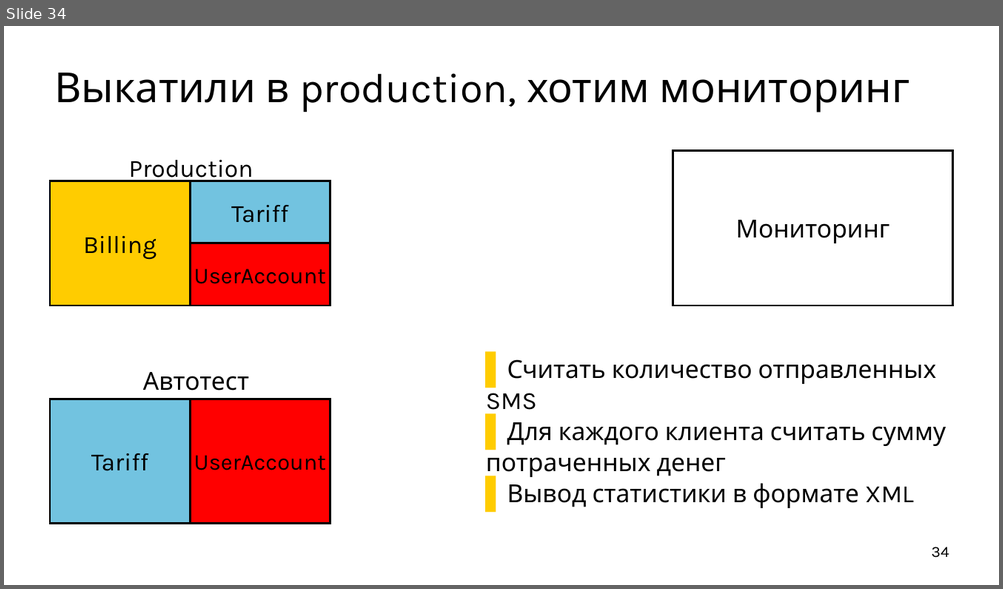
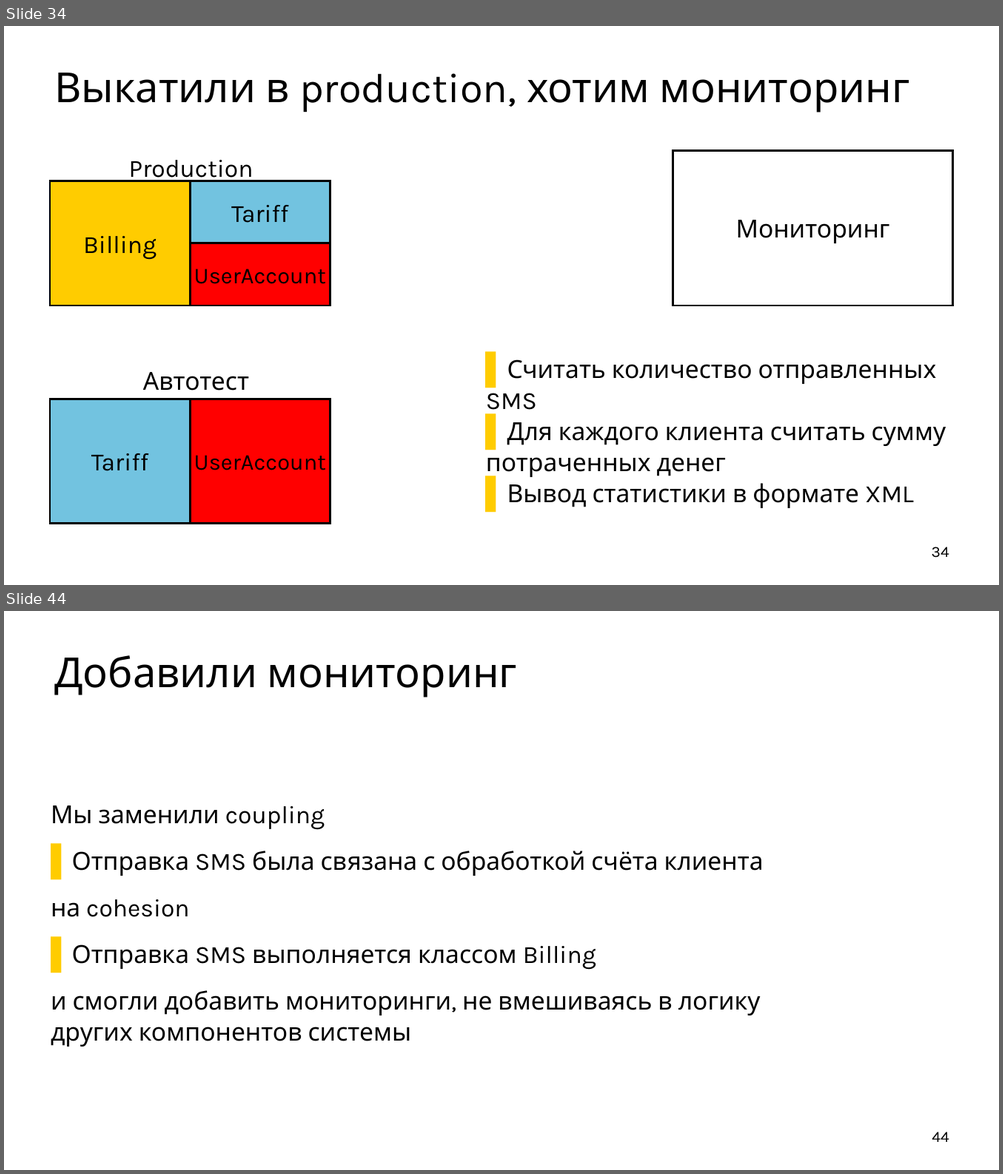
Before and after one commit to ishfb/cpprus17, a slide deck: slides.pptx. Shown one above the other, each under a label of ours: slide 34 before the commit, slides 34 and 44 after it; the slides between them are not shown. The pictures are 1003x589 and 1003x1174 pixels, drawn with LibreOffice and Linux fonts; fonts in the diff are those of the drawing. Boxes give left, top, right and bottom in pixels: in the first picture for what was removed or moved away, otherwise in the second. Text is boxed around its words. In the diff, an @@ line names an element or a change of style, - is before the commit and + after.

```diff
--- a/slides.pptx
+++ b/slides.pptx
@@ slide 44 added at [4,611,999,1170], background #FFFFFF @@
@@ title added at [54,655,517,698], 80 pt, text #000000 @@
+Добавили мониторинг
@@ text added at [51,806,763,1047], 48 pt, text #000000 @@
+Мы заменили coupling
+  ▌ Отправка SMS была связана с обработкой счёта клиента
+на cohesion
+  ▌ Отправка SMS выполняется классом Billing
+и смогли добавить мониторинги, не вмешиваясь в логику других компонентов системы
@@ page number added at [931,1132,948,1142], 30 pt, text #000000 @@
+44
```
Also in this commit, not shown: 3 slides changed, 10 other slides added, 1 other file.
